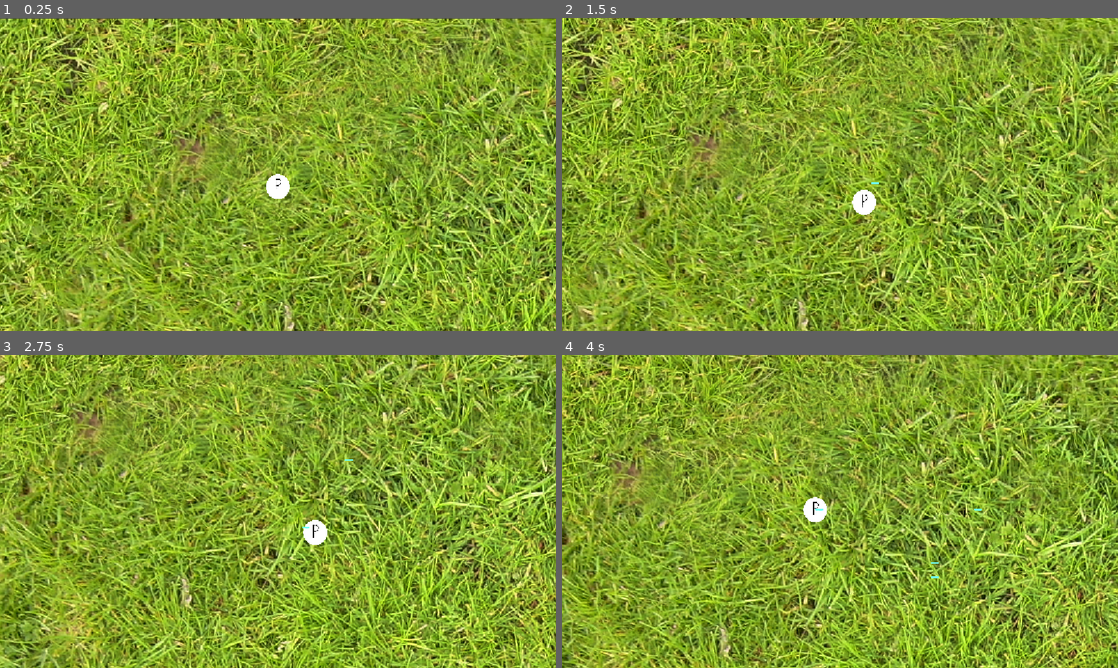
Above: before the commit, frames 1-4 (two rows, left to right).
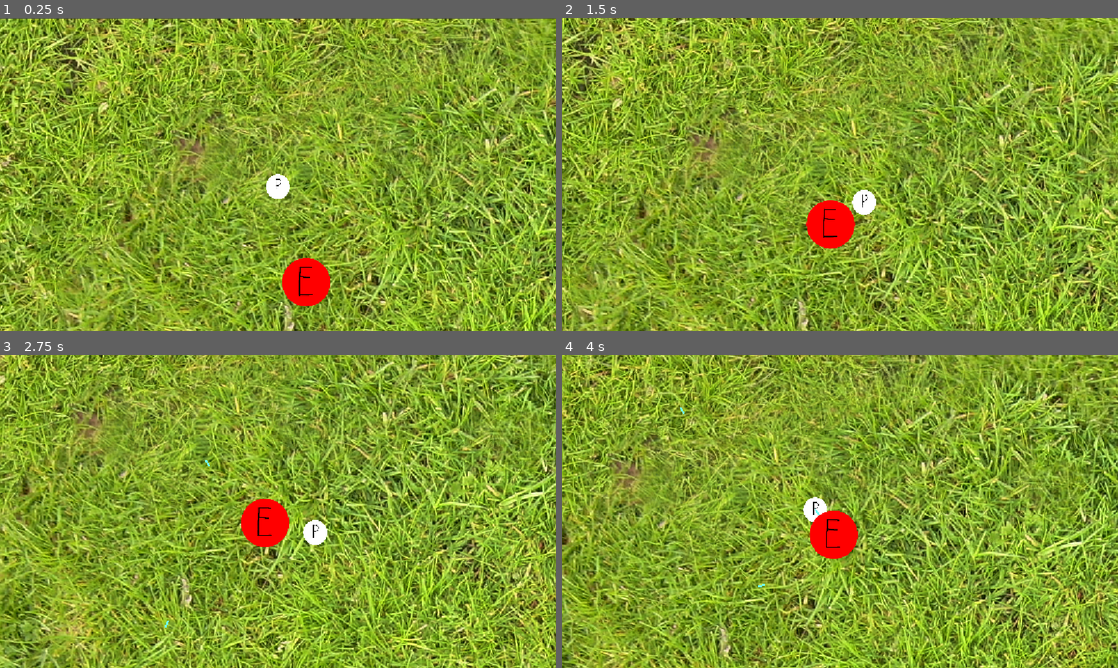
Above: after the commit, the same moments.

Repository: Josephisgr8/simple-survivors
Game: Godot game, scene res://Scenes/game.tscn
The game is run twice, just before and just after one commit, with the same random seed, the same clock (stepped at 60 frames per second) and the same inputs.
Inputs:
- Up to frame 1 (0.25 s): no input
- Up to frame 2 (1.5 s): hold D (Right) 0.53-1.28 s; hold S (Down) from 1.28 s (still down)
- Up to frame 3 (2.75 s): release S (Down) at 2.03 s; hold D (Right) from 2.03 s (still down)
- Up to frame 4 (4 s): release D (Right) at 2.78 s; hold W (Up) 2.78-3.53 s; hold A (Left) from 3.53 s (still down)

The runs differ from the first frame. In frame 1, 1.1% of the frame differs, in the area x 50-60%, y 76-93%; in frame 2, 1.1%; in frame 3, 1.1%; in frame 4, 1.1%, in the area x 21-76%, y 16-75%.

Commit message:
Refactored Scripts
Scripts were refactored to fully implement the 'Signal up, Call down' methodology for Godot.

Diff:
--- a/Scripts/enemy.gd
+++ b/Scripts/enemy.gd
@@ -1,22 +1,27 @@
 extends Area2D
+
+#signals
+signal HittingPlayer()
 
 var speed = 100.0
 var speedMultiplier = 1
 var damage = 1
 var damageMultiplier = 1
-var player: CharacterBody2D
+var playerPos
 
 #func _init() -> void:
 
 
 func _process(delta: float) -> void:
-	var playerPos = Vector2(player.position.x, player.position.y)
+	#move
 	var currPos = Vector2(position.x, position.y)
 	position = currPos.move_toward(playerPos, speed * speedMultiplier * delta)
 
-	#if hitting player
-	if overlaps_body(player):
-		player.was_hit(self, damage * damageMultiplier)
+	#check if overlapping
+	var overlappingAreas = get_overlapping_areas()
+	for area in overlappingAreas:
+		if area.name == "Player":
+			HittingPlayer.emit(self, damage * damageMultiplier)
 
-func updatePlayer(Player):
-	player = Player
+func updatePlayerPos(pos):
+	playerPos = pos
--- a/Scripts/enemy_manager.gd
+++ b/Scripts/enemy_manager.gd
@@ -1,6 +1,9 @@
 extends Node
 const EnemyBlueprint: PackedScene = preload("res://Scenes/enemy.tscn")
 
+#signals
+signal ReadyToUpdateEnemiesWithPlayerPos()
+signal PlayerIsBeingHit()
 
 var enemyList: Array[Area2D]
 var maxEnemies = 5
@@ -9,44 +12,47 @@
 var spawnGroundsX = Vector2i(0, 2016)
 var spawnGroundsY = Vector2i(0, 2016)
 @onready var enemySpawnTimer: Timer = $EnemySpawnTimer
-@onready var player: CharacterBody2D = %Player
 
 # Called when the node enters the scene tree for the first time.
 func _ready() -> void:
 	pass # Replace with function body.
 
 
-# Called every frame. 'delta' is the elapsed time since the previous frame.
 func _process(delta: float) -> void:
-	_updateEnemyList()
-	#if we are not at max enemies and none are currently spawning
+	ReadyToUpdateEnemiesWithPlayerPos.emit()
+	_checkForAndSpawnEnemy()
+
+
+#for telling each enemy the player's position
+func updateEnemyList(pos) -> void:
+	for i in range(0, enemyList.size()):
+		enemyList.get(i).updatePlayerPos(pos)
+
+func _checkForAndSpawnEnemy():
 	if (enemyList.size() < maxEnemies) && (enemySpawnTimer.is_stopped()):
+		#create new enemy and start timer
 		var newEnemy = EnemyBlueprint.instantiate()
-		#newEnemy.position = Vector2i(2016,2016)
 		newEnemy.position = Vector2i(randi_range(spawnGroundsX.x, spawnGroundsX.y), randi_range(spawnGroundsY.x, spawnGroundsY.y))
 		newEnemy.scale = Vector2(enemySizeScale, enemySizeScale)
 		enemyList.append(newEnemy)
 		add_child(newEnemy)
 		enemySpawnTimer.start(enemyRespawnTimeSecs)
 
-#for telling each enemy the player's position
-func _updateEnemyList() -> void:
-	for i in range(0, enemyList.size()):
-		enemyList.get(i).updatePlayer(player)
+		#set signal up for new enemy if it has this signal (extra if statement is for potential crashes in the future)
+		if newEnemy.has_signal("_enemyHittingPLayer"):
+			newEnemy.HittingPlayer.connect(_enemyHittingPLayer)
 
-func findEnemyNearestPlayer(position, range):
+func findEnemyNearestPlayer(position, rng):
 	#loop through enemies and find shortest distance that is also in given range
-	var closestEnemy
+	var closestEnemy = null
 	#for each enemy alive
 	for i in range(0, enemyList.size()):
 		var currEnemyDist = enemyList.get(i).global_position.distance_to(position)
 		#if they are within range
-		if  currEnemyDist <= range:
+		if  currEnemyDist <= rng:
 			#set first enemy within range
 			if closestEnemy == null:
 				closestEnemy= enemyList.get(i)
-				print("assigned initial closest enemy")
-				print(i)
 			#else, check if they are closer, and if so assign them as closest
 			elif currEnemyDist < closestEnemy.global_position.distance_to(position):
 				closestEnemy = enemyList.get(i)
@@ -54,3 +60,6 @@
 		return closestEnemy.global_position
 	else:
 		return null
+
+func _enemyHittingPLayer(enmy, dmg):
+	PlayerIsBeingHit.emit(enmy, dmg)
--- a/Scripts/game.gd
+++ b/Scripts/game.gd
@@ -8,22 +8,26 @@
 
 # Called when the node enters the scene tree for the first time.
 func _ready() -> void:
-	player.ReadyForTarget.connect(_findEnemyClosestToPlayer)
-	#Engine.time_scale = 0.25
+	player.ReadyForTarget.connect(_onReadyForTarget)
+	enemyManager.ReadyToUpdateEnemiesWithPlayerPos.connect(_onReadyToUpdateEnemiesWithPlayerPos)
+	enemyManager.PlayerIsBeingHit.connect(_onPlayerIsBeingHit)
 
 
 # Called every frame. 'delta' is the elapsed time since the previous frame.
-func _process(delta: float) -> void:
-	pass
+#func _process(delta: float) -> void:
+	#pass
 
 
-func _findEnemyClosestToPlayer(range):
+func _onReadyForTarget(rng):
 	#find loc of enemy nearest the player
-	print("finding enemy nearest player")
-	var closestEnemy = enemyManager.findEnemyNearestPlayer(player.global_position, range)
+	var closestEnemy = enemyManager.findEnemyNearestPlayer(player.global_position, rng)
 	if closestEnemy == null:
-		print("couldnt find")
 		player.fireMissile(player.global_position.x, player.global_position.y)
 	else:
 		player.fireMissile(closestEnemy.x, closestEnemy.y)
-		print("found enemy")
+
+func _onReadyToUpdateEnemiesWithPlayerPos():
+	enemyManager.updateEnemyList(player.global_position)
+
+func _onPlayerIsBeingHit(src, dmg):
+	player.wasHit(src, dmg)
--- a/Scripts/missile.gd
+++ b/Scripts/missile.gd
@@ -5,11 +5,10 @@
 
 # Called when the node enters the scene tree for the first time.
 func _ready() -> void:
-	#flightDirection = Vector2.from_angle(global_rotation + deg_to_rad(-90))
 	flightDirection = Vector2.from_angle(global_rotation)
 	distTraveled = 0
 
 
 # Called every frame. 'delta' is the elapsed time since the previous frame.
-func _process(delta: float) -> void:
-	pass
+#func _process(delta: float) -> void:
+	#pass
--- a/Scripts/missile_manager.gd
+++ b/Scripts/missile_manager.gd
@@ -8,10 +8,10 @@
 const MissileBlueprint: PackedScene = preload("res://Scenes/missile.tscn")
 
 #missile base stats
-var projectileSpeed = 150
+var projectileSpeed = 200
 var castSpeed = 1
 var damage = 1
-var range = 500
+var castRange = 500
 
 #missile multipliers
 var projectileSpeedMult
@@ -31,13 +31,12 @@
 	rangeMult = rngMult
 	sizeMult = szMult
 	attackTimer.wait_time = castSpeed * castSpeedMult
-	pass
-# Called when the node enters the scene tree for the first time.
+
+
 func _ready() -> void:
 	pass # Replace with function body.
 
 
-# Called every frame. 'delta' is the elapsed time since the previous frame.
 func _process(delta: float) -> void:
 	_updateMissileLocation(projectileSpeed, projectileSpeedMult, delta)
 	pass
@@ -50,15 +49,12 @@
 	newMissile.global_position = Vector2(xFromLoc, yFromLoc)
 	newMissile.look_at(Vector2(xToLoc,yToLoc))
 	newMissile.global_scale = newMissile.global_scale * sizeMult
-	#newMissile.flightDirection = (Vector2(xToLoc,yToLoc) - newMissile.global_position).normalized()
-	#newMissile.flightDirection = Vector2(1, 0)
-
 	missileList.append(newMissile)
 	add_child(newMissile)
 
 
 func _on_missile_attack_timer_timeout() -> void:
-	MissileReadyToFire.emit(range * rangeMult)
+	MissileReadyToFire.emit(castRange * rangeMult)
 
 
 func _updateMissileLocation(prjSpd, prjSpdMlt, delta):
@@ -71,6 +67,6 @@
 
 		#update the total distance traveled and check if it is max
 		cm.distTraveled += fs
-		if cm.distTraveled >= range:
+		if cm.distTraveled >= castRange * rangeMult:
 			missileList.remove_at(i)
 			cm.queue_free()
--- a/Scripts/player.gd
+++ b/Scripts/player.gd
@@ -71,13 +71,10 @@
 func _updateMissileManager() -> void:
 	missile_manager.updateVariables(projectileSpeedMult, castSpeedMult, damageMult, rangeMult, sizeMult)
 
-func _onMissileReadyToFire(range):
+func _onMissileReadyToFire(rng):
 	#scan the area in range, select an enemy, and fire at them
-	ReadyForTarget.emit(range)
+	ReadyForTarget.emit(rng)
 
 
 func fireMissile(xLoc, yLoc):
 	missile_manager.createMissile(global_position.x, global_position.y, xLoc, yLoc)
-
-func findClosestEnemy(range):
-	pass
Not shown, added: Scenes/game.tscn4575795101.tmp
